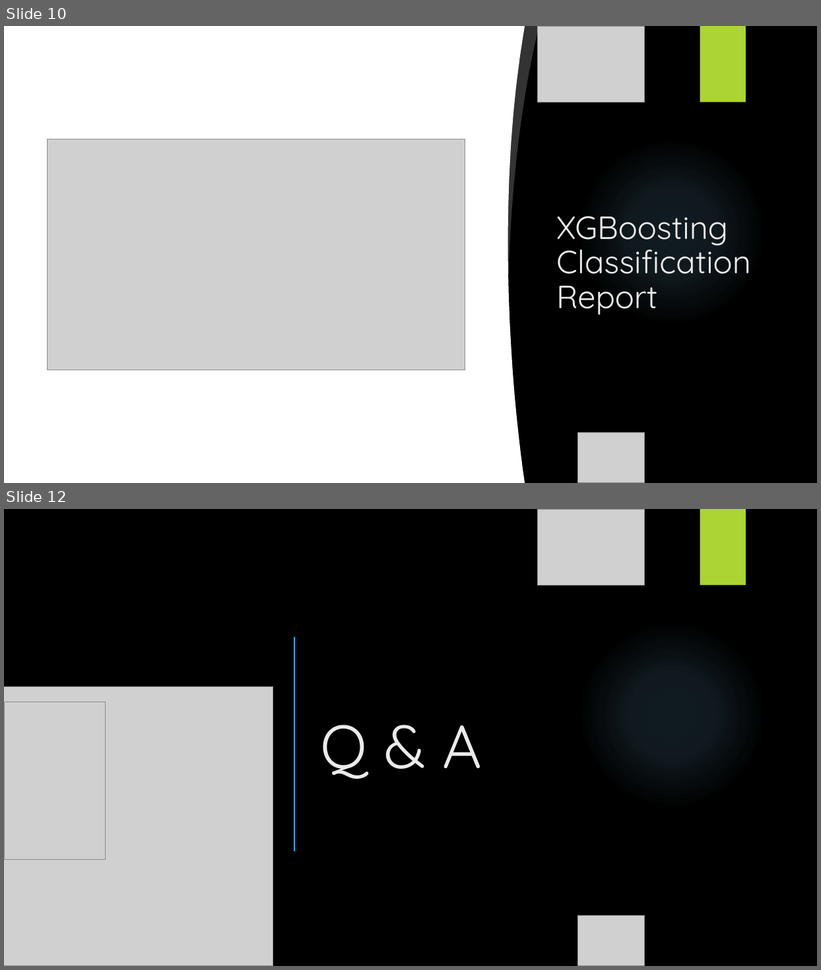
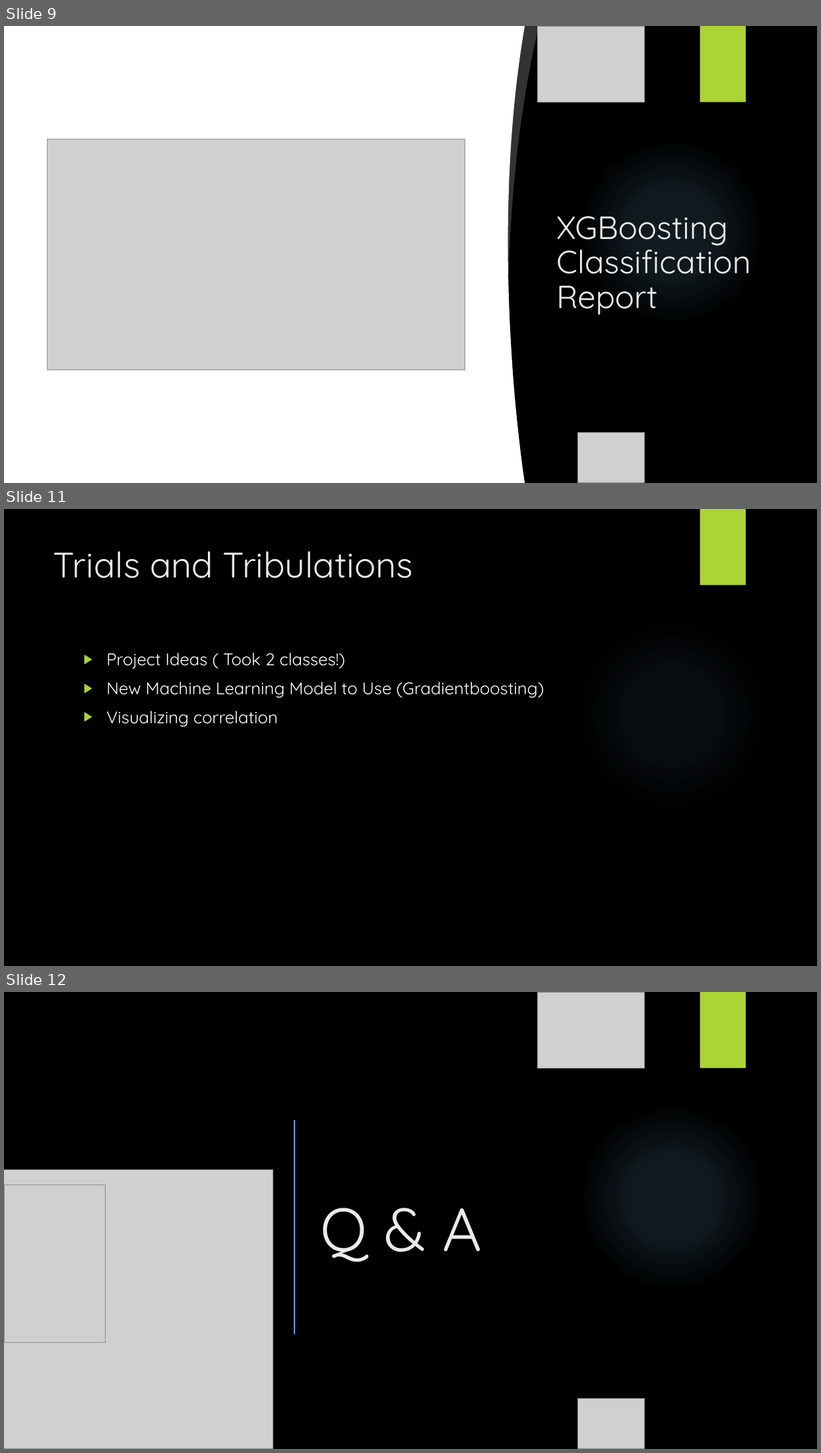
Before and after one commit to ZekeH43/Project-2, a slide deck: Presentation.pptx. Shown one above the other, each under a label of ours: slides 10 and 12 before the commit, slides 9, 11 and 12 after it; the slides between them are not shown. The pictures are 821x970 and 821x1453 pixels, drawn with LibreOffice and Linux fonts; fonts in the diff are those of the drawing; grey boxes stand for pictures; background and template pictures are left out. Boxes give left, top, right and bottom in pixels: in the first picture for what was removed or moved away, otherwise in the second. Text is boxed around its words. In the diff, an @@ line names an element or a change of style, - is before the commit and + after.

```diff
--- a/Presentation.pptx
+++ b/Presentation.pptx
@@ slide 11 added at [4, 509, 817, 966], background picture (left out); not listed: 1 template element that a slide beside it also shows @@
@@ rectangle added at [700, 509, 746, 586], fill #ACD433 @@
@@ title added at [54, 551, 413, 578], 42 pt, text #EBEBEB @@
+Trials and Tribulations
@@ text added at [106, 653, 544, 727], 20 pt, text #FFFFFF @@
+▶ Project Ideas ( Took 2 classes!)
+▶ New Machine Learning Model to Use (Gradientboosting)
+▶ Visualizing correlation
@@ what was slide 10 is now slide 9 @@
```
Also in this commit, not shown: 3 slides changed, 2 other slides added, 3 slides removed.
